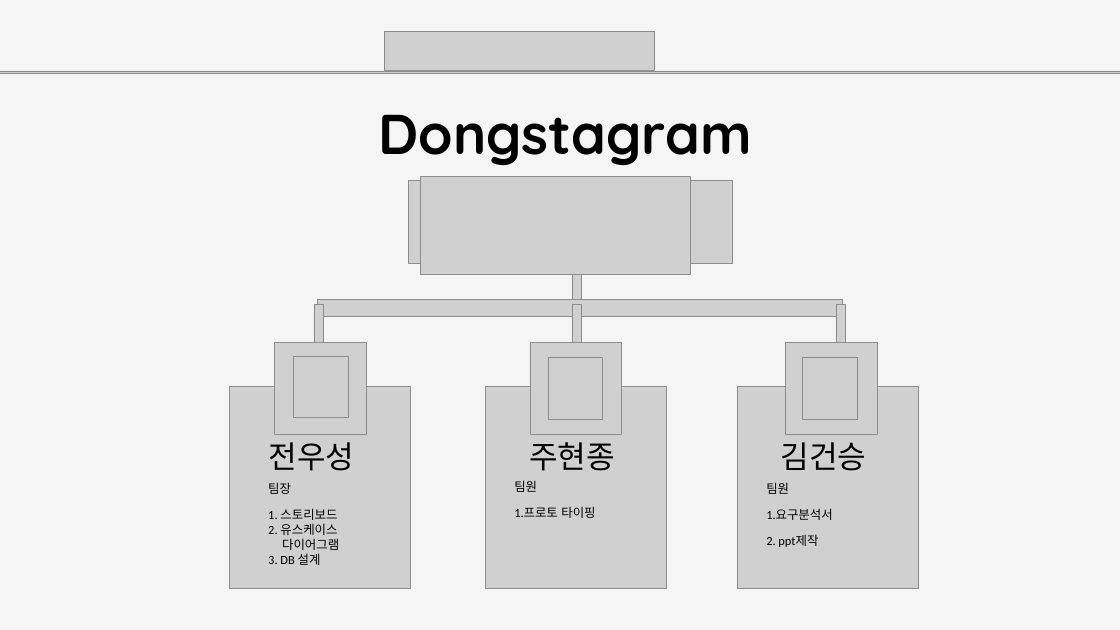
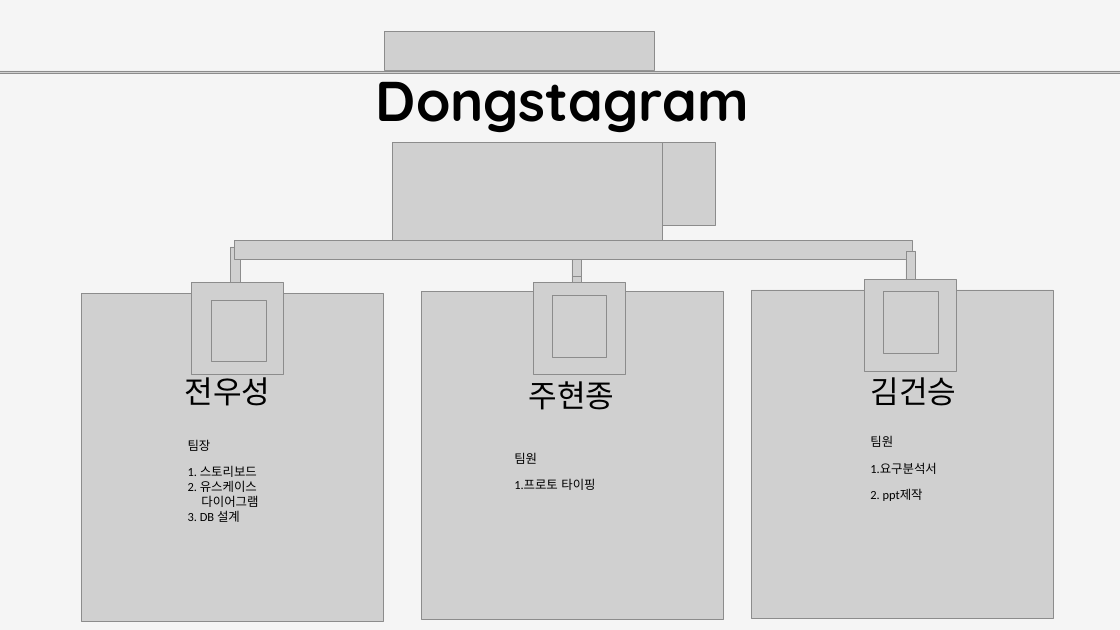
Before and after one commit to juhyeonjong2/DongStagram, a slide deck: slide 2 of Documents/8. 발표/2. 최종발표/최종발표.pptx. Drawn at 1120x630 pixels with LibreOffice and Linux fonts; fonts in the diff are those of the drawing; grey boxes stand for pictures. Boxes give left, top, right and bottom in pixels: in the first picture for what was removed or moved away, otherwise in the second. Text is boxed around its words. In the diff, an @@ line names an element or a change of style, - is before the commit and + after.

```diff
--- a/Documents/8. 발표/2. 최종발표/최종발표.pptx
+++ b/Documents/8. 발표/2. 최종발표/최종발표.pptx
@@ text "Dongstagram" rewrapped from [378,114,751,166] to [376,64,749,133] @@
@@ picture: place and size @@
-picture at [409,180,732,263]
+picture at [392,142,716,225]
@@ picture: place and size @@
-picture at [420,177,690,275]
+picture at [392,142,662,240]
@@ picture: place and size @@
-picture at [314,305,324,356]
+picture at [231,247,241,298]
@@ picture: place and size @@
-picture at [317,300,842,316]
+picture at [235,240,912,259]
@@ picture: place and size @@
-picture at [836,304,846,355]
+picture at [906,251,916,351]
@@ picture: place and size @@
-picture at [230,386,410,589]
+picture at [81,293,383,622]
@@ picture: place and size @@
-picture at [274,342,366,434]
+picture at [192,282,283,374]
@@ picture: place and size @@
-picture at [486,386,666,589]
+picture at [422,291,724,619]
@@ picture: place and size @@
-picture at [530,342,622,434]
+picture at [534,282,626,374]
@@ picture: place and size @@
-picture at [548,357,603,419]
+picture at [552,295,606,357]
@@ picture: place and size @@
-picture at [738,386,918,589]
+picture at [752,290,1053,618]
@@ picture: place and size @@
-picture at [786,342,878,434]
+picture at [865,279,956,371]
@@ picture: place and size @@
-picture at [802,357,857,419]
+picture at [884,292,938,353]
@@ picture: place and size @@
-picture at [293,356,348,418]
+picture at [212,300,266,362]
@@ text "전우성" rewrapped from [269,442,355,471] to [185,372,271,406] @@
@@ text "주현종": place and size @@
-text "주현종" at [529,442,615,471]
+text "주현종" at [529,381,615,410]
@@ text "김건승" rewrapped from [781,442,867,471] to [871,371,957,406] @@
@@ text "팀장": place and size @@
-text "팀장" at [268,482,339,565]
+text "팀장" at [188,439,258,522]
@@ 2 pictures, 1 text: place and size @@
-2 pictures, 1 text at [514,246,595,518]
+2 pictures, 1 text at [514,218,595,490]
@@ text "팀원": place and size @@
-text "팀원" at [766,482,832,547]
+text "팀원" at [870,435,936,501]
```
Also in this commit, not shown: 7 other slides changed, 3 slides added, 1 other file.
